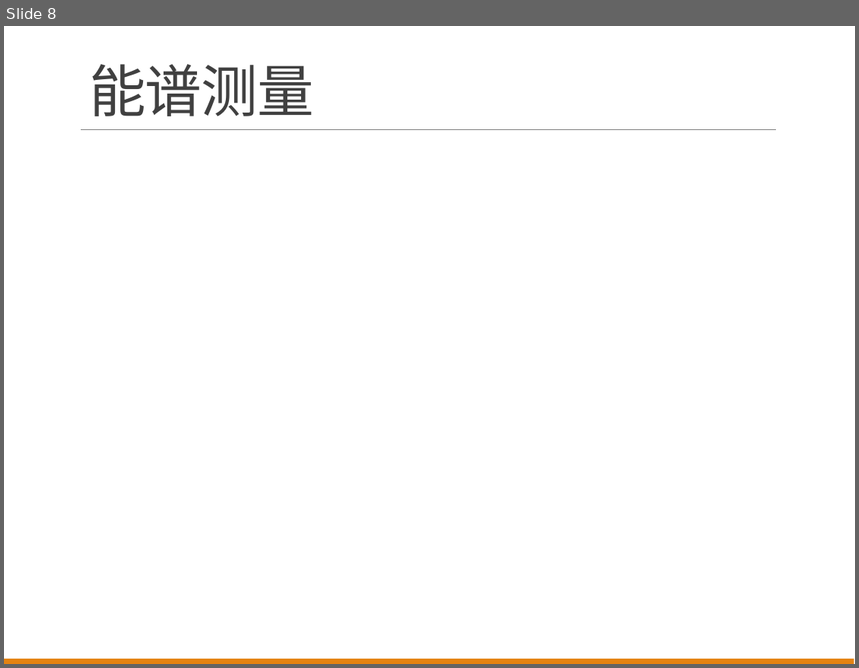
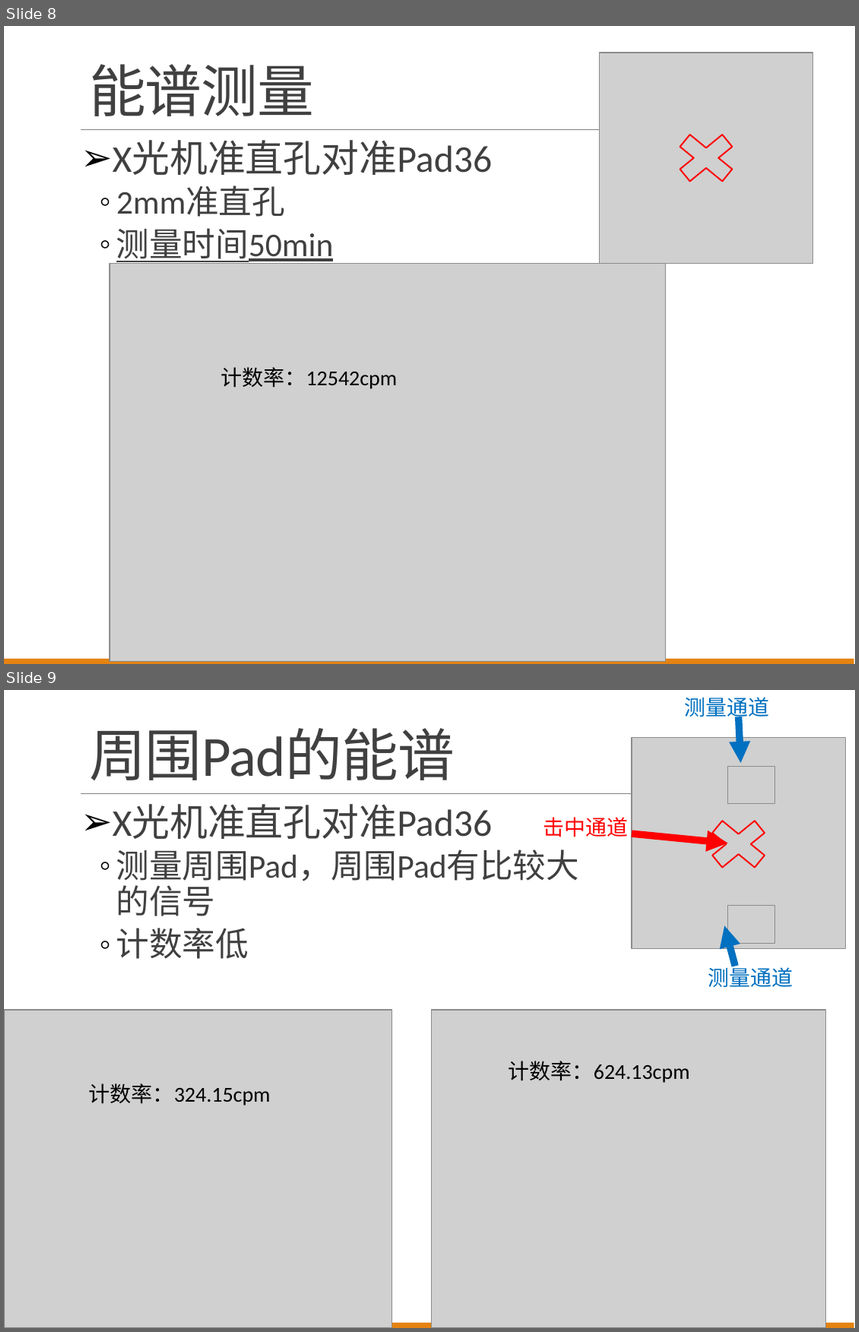
Before and after one commit to wyu0725/SDHCAL_DAQ, a slide deck: Slides/SDHCAL_Report_20170621.pptx. Shown one above the other, each under a label of ours: slide 8 before the commit, slides 8 and 9 after it. The pictures are 859x668 and 859x1332 pixels, drawn with LibreOffice and Linux fonts; fonts in the diff are those of the drawing; grey boxes stand for pictures. Boxes give left, top, right and bottom in pixels: in the first picture for what was removed or moved away, otherwise in the second. Text is boxed around its words. In the diff, an @@ line names an element or a change of style, - is before the commit and + after.

```diff
--- a/Slides/SDHCAL_Report_20170621.pptx
+++ b/Slides/SDHCAL_Report_20170621.pptx
@@ slide 9 added at box(4, 690, 855, 1328), background #FFFFFF; not listed: 2 template elements that a slide beside it also shows @@
@@ title added at box(89, 728, 455, 780), 48 pt, text #404040 @@
+周围Pad的能谱
@@ text added at box(113, 805, 579, 959), 28 pt, text #404040 @@
+➢ X光机准直孔对准Pad36
+  ◦ 测量周围Pad，周围Pad有比较大的信号
+  ◦ 计数率低
@@ group added at box(544, 697, 846, 987): 3 pictures, 3 arrows, 3 texts, 1 cross @@
+击中通道
+测量通道
+测量通道
@@ picture added at box(4, 1010, 392, 1328) @@
@@ picture added at box(431, 1010, 826, 1328) @@
@@ text added at box(509, 1061, 690, 1083), 18 pt, text #000000 @@
+计数率：624.13cpm
@@ text added at box(89, 1084, 271, 1106), 18 pt, text #000000 @@
+计数率：324.15cpm
@@ slide 8 changed as well @@
@@ picture added at box(600, 53, 813, 263) @@
@@ cross added at box(665, 125, 747, 191), outline #FF0000 1.25 pt @@
@@ text added at box(113, 141, 493, 265), 28 pt, text #404040 @@
+➢ X光机准直孔对准Pad36
+  ◦ 2mm准直孔
+  ◦ 测量时间50min
@@ picture added at box(110, 263, 665, 662) @@
@@ text added at box(221, 367, 398, 389), 18 pt, text #000000 @@
+计数率：12542cpm
```
Also in this commit, not shown: 8 other slides changed, 2 other slides added, 1 slide removed.
